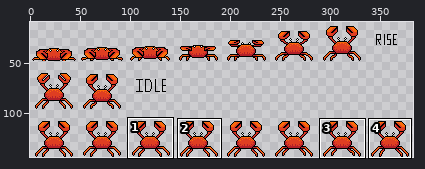
A sprite sheet gets an edit: assets/sprites/crab.png. Above, an overview of the earlier version with the close-up marked.
Close-up. The starting point:
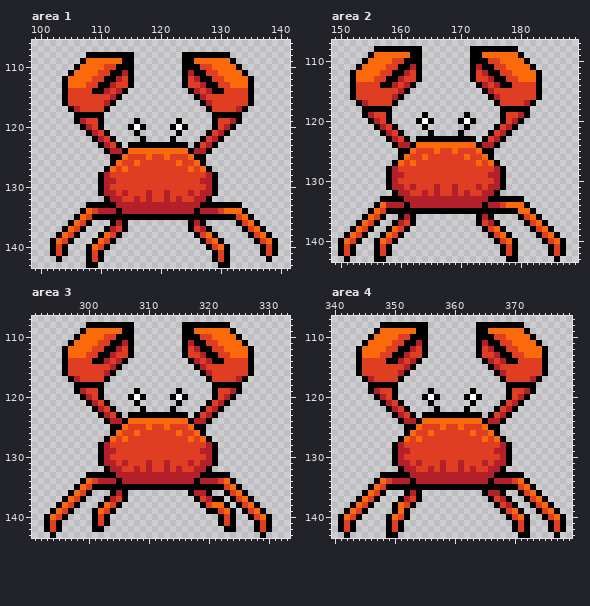
The file is 384x144 pixels. Shown: area 1: x 99..141, y 106..143; area 2: x 149..189, y 107..143; area 3: x 291..333, y 107..143; area 4: x 340..379, y 107..143. The wide view leaves out empty margins.
And afterwards:
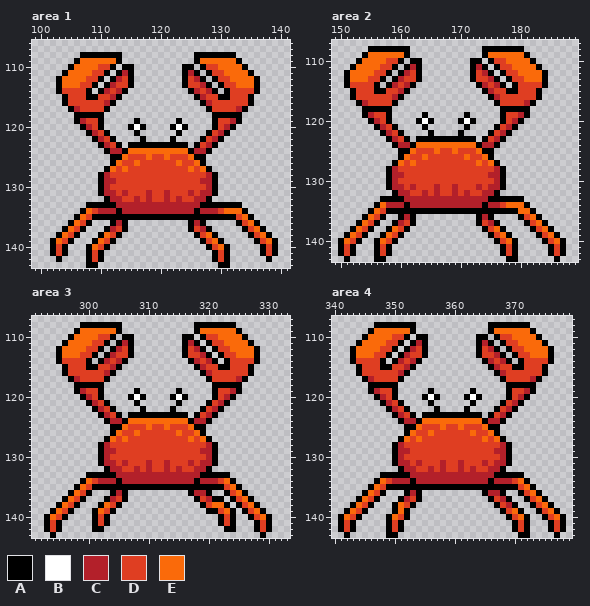
Palette (. is transparent): A #000000  B #ffffff  C #b3202a  D #df3e22  E #fa6a0a
The commit says: Adjust crab and seagull animation
Diff:
--- area 1
@@ x 99..141 @@
 107 ...........................................
-108 .........AAAAAAAA........AAAAAAAA..........
-109 ........AEEEEEEAA........AAEEEEEEA.........
-110 .......AEEEEDDAAA........AAADDEEEEA........
-111 ......AEEEEDDAACA........ACAADDEEEEA.......
-112 .....AEEEEDDAACDA........ADCAADDEEEEA......
-113 .....AEEEDDAACDDA........ADDCAADDEEEA......
-114 .....ADDDDAACDCA..........ACDCAADDDDA......
-115 .....ADDDDDDDCA............ACDDDDDDDA......
+108 ........AAAAAAA............AAAAAAA.........
+109 .......AEEEEEEA............AEEEEEEA........
+110 ......AEEEEDDA.AA........AA.ADDEEEEA.......
+111 .....AEEEEDDA.ACA........ACA.ADDEEEEA......
+112 ....AEEEEDDA.ACDA........ADCA.ADDEEEEA.....
+113 ....AEEEDDA.ACDDA........ADDCA.ADDEEEA.....
+114 ....ADDDDA.ACDCA..........ACDCA.ADDDDA.....
+115 .....ADDDAADDCA............ACDDAADDDA......
 116 .....ADDDDDDCA..............ACDDDDDDA......
--- area 2
@@ x 149..189 @@
 107 .........................................
-108 .......AAAAAAAA........AAAAAAAA..........
-109 ......AEEEEEEAA........AAEEEEEEA.........
-110 .....AEEEEDDAAA........AAADDEEEEA........
-111 ....AEEEEDDAACA........ACAADDEEEEA.......
-112 ...AEEEEDDAACDA........ADCAADDEEEEA......
-113 ...AEEEDDAACDDA........ADDCAADDEEEA......
-114 ...ADDDDAACDCA..........ACDCAADDDDA......
-115 ...ADDDDDDDCA............ACDDDDDDDA......
+108 ......AAAAAAA............AAAAAAA.........
+109 .....AEEEEEEA............AEEEEEEA........
+110 ....AEEEEDDA.AA........AA.ADDEEEEA.......
+111 ...AEEEEDDA.ACA........ACA.ADDEEEEA......
+112 ..AEEEEDDA.ACDA........ADCA.ADDEEEEA.....
+113 ..AEEEDDA.ACDDA........ADDCA.ADDEEEA.....
+114 ..ADDDDA.ACDCA..........ACDCA.ADDDDA.....
+115 ...ADDDAADDCA............ACDDAADDDA......
 116 ...ADDDDDDCA..............ACDDDDDDA......
--- area 3
@@ x 291..333 @@
 107 ...........................................
-108 .........AAAAAAAA........AAAAAAAA..........
-109 ........AEEEEEEAA........AAEEEEEEA.........
-110 .......AEEEEDDAAA........AAADDEEEEA........
-111 ......AEEEEDDAACA........ACAADDEEEEA.......
-112 .....AEEEEDDAACDA........ADCAADDEEEEA......
-113 .....AEEEDDAACDDA........ADDCAADDEEEA......
-114 .....ADDDDAACDCA..........ACDCAADDDDA......
-115 .....ADDDDDDDCA............ACDDDDDDDA......
+108 ........AAAAAAA............AAAAAAA.........
+109 .......AEEEEEEA............AEEEEEEA........
+110 ......AEEEEDDA.AA........AA.ADDEEEEA.......
+111 .....AEEEEDDA.ACA........ACA.ADDEEEEA......
+112 ....AEEEEDDA.ACDA........ADCA.ADDEEEEA.....
+113 ....AEEEDDA.ACDDA........ADDCA.ADDEEEA.....
+114 ....ADDDDA.ACDCA..........ACDCA.ADDDDA.....
+115 .....ADDDAADDCA............ACDDAADDDA......
 116 .....ADDDDDDCA..............ACDDDDDDA......
--- area 4
@@ x 340..379 @@
 107 ........................................
-108 ........AAAAAAAA........AAAAAAAA........
-109 .......AEEEEEEAA........AAEEEEEEA.......
-110 ......AEEEEDDAAA........AAADDEEEEA......
-111 .....AEEEEDDAACA........ACAADDEEEEA.....
-112 ....AEEEEDDAACDA........ADCAADDEEEEA....
-113 ....AEEEDDAACDDA........ADDCAADDEEEA....
-114 ....ADDDDAACDCA..........ACDCAADDDDA....
-115 ....ADDDDDDDCA............ACDDDDDDDA....
+108 .......AAAAAAA............AAAAAAA.......
+109 ......AEEEEEEA............AEEEEEEA......
+110 .....AEEEEDDA.AA........AA.ADDEEEEA.....
+111 ....AEEEEDDA.ACA........ACA.ADDEEEEA....
+112 ...AEEEEDDA.ACDA........ADCA.ADDEEEEA...
+113 ...AEEEDDA.ACDDA........ADDCA.ADDEEEA...
+114 ...ADDDDA.ACDCA..........ACDCA.ADDDDA...
+115 ....ADDDAADDCA............ACDDAADDDA....
 116 ....ADDDDDDCA..............ACDDDDDDA....
Pixel boxes of the changes (left, top, right, bottom) in both close-ups:
changed: (56, 52, 134, 100)
changed: (182, 52, 260, 100)
changed: (344, 46, 422, 94)
changed: (470, 46, 548, 94)
changed: (56, 322, 134, 370)
changed: (182, 322, 260, 370)
changed: (350, 322, 428, 370)
changed: (476, 322, 554, 370)
